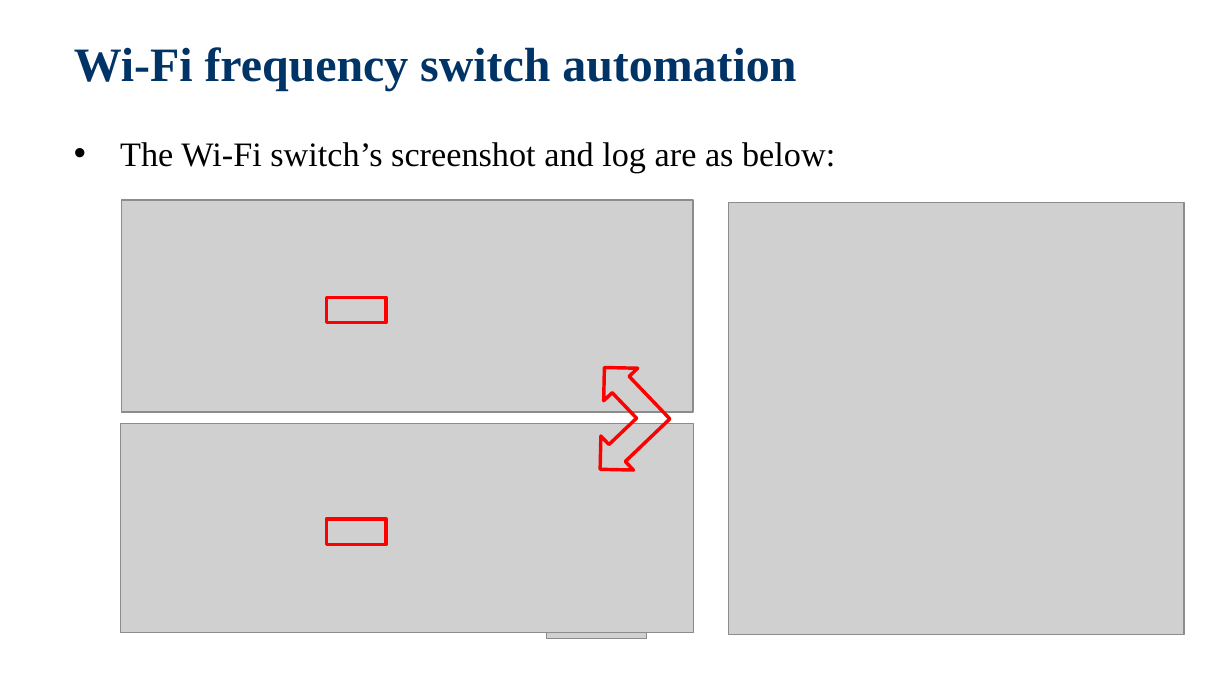
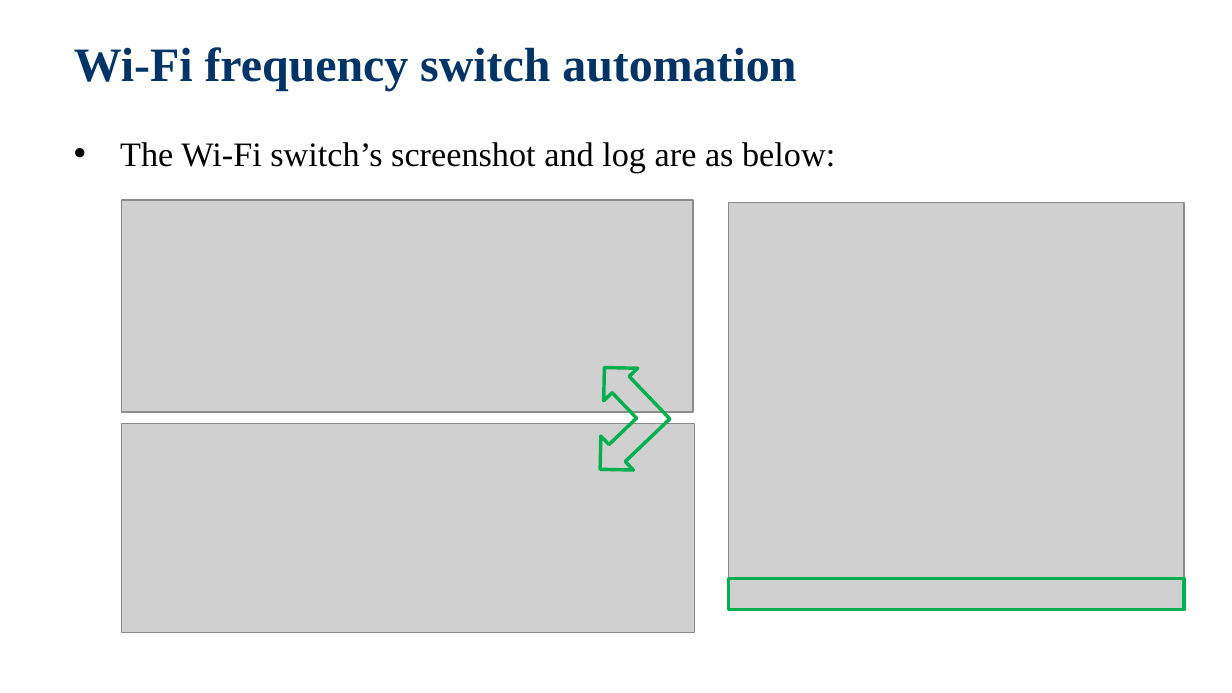
Before and after one commit to jackiejay888/automation, a slide deck: slide 10 of kpi/Automation Testing_Demo/Automation Testing_20200311.pptx. Drawn at 1232x693 pixels with LibreOffice and Linux fonts; fonts in the diff are those of the drawing; grey boxes stand for pictures; background and template pictures are left out. Boxes give left, top, right and bottom in pixels: in the first picture for what was removed or moved away, otherwise in the second. Text is boxed around its words. In the diff, an @@ line names an element or a change of style, - is before the commit and + after.

Commit message:
Modify the Automation Testing_Demo

```diff
--- a/kpi/Automation Testing_Demo/Automation Testing_20200311.pptx
+++ b/kpi/Automation Testing_Demo/Automation Testing_20200311.pptx
@@ picture: place and size @@
-picture at (728, 203, 1184, 636)
+picture at (728, 203, 1184, 610)
@@ rectangle removed at (326, 297, 387, 323) @@
@@ left up arrow at (552, 351, 687, 486): outline #FF0000 2 pt to #00B050 2 pt @@
@@ rectangle removed at (326, 519, 387, 545) @@
@@ picture removed at (546, 585, 646, 638) @@
@@ rectangle added at (728, 579, 1184, 610), outline #00B050 2 pt @@
```
Also in this commit, not shown: 14 other slides changed, 1 slide removed.
